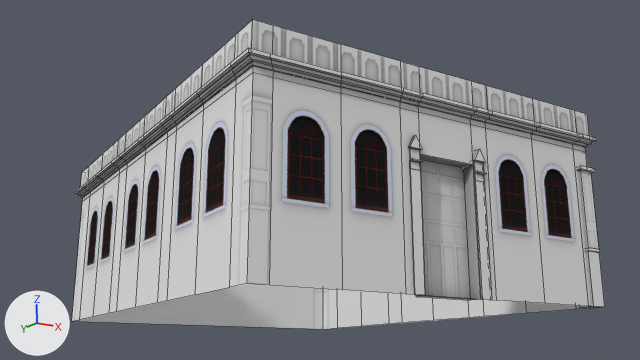
Before and after pictures for a commit that changed the Blender file Utils/Modelos/TuristaFDP.blend.
The view is the same before and after, from the file's camera 'Camera'. Arrows for +X, +Y and +Z are at lower left; the lights stay in place. Mesh edges are drawn as thin lines.

Objects in the first picture: 'low'.
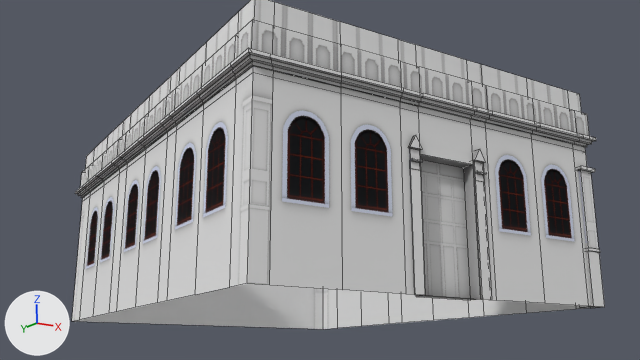
Diff of the bpy script that builds the scene:
```diff
--- a/Utils/Modelos/TuristaFDP.blend.py
+++ b/Utils/Modelos/TuristaFDP.blend.py
@@ me_plane_014 @@
 # used by ob_low; location = (-20.79, -8.9, 3.06)
-me_plane_014.from_pydata(...)  # 465 vertices, 404 faces; spans x -8.0..8.0, y -1.6..19.4, z -3.1..4.9
+me_plane_014.from_pydata(...)  # 525 vertices, 464 faces; spans x -8.0..8.0, y -1.6..19.4, z -3.1..5.8
+# me_plane_014 part 1
+# 47 vertices are added at x -7.7..7.7, y -1.2..19.1, z 4.9..5.8
+# 5 new vertices lie (0.0, 0.0, 0.9) away from vertices in x -7.7..-1.2, y -1.2, z 4.9
+# 8 new vertices lie (0.0, 0.0, 0.9) away from vertices in x -7.7..7.7, y 11.1..19.1, z 4.9
+# 60 new faces join them
 me_plane_014.materials.append(mat_material_001)
```

What differs and where, as boxes (x1, y1, x2, y2) in the pictures (640 x 360 px):
'low', reshaped: before (72, 20, 605, 329); after (72, 0, 605, 329)
part 1 of me_plane_014, added: after (85, 0, 581, 169)
